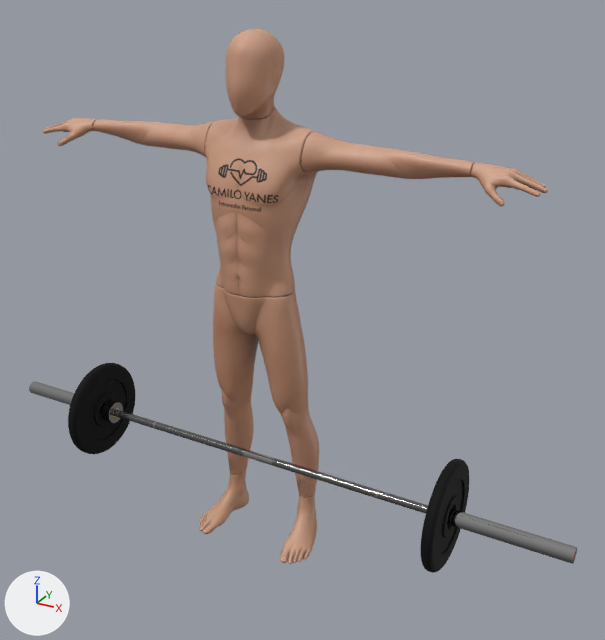
Renders of the glTF model models/peso_muerto_convencional.glb from each side of a commit.
Both versions are drawn from a 50 mm lens placed at (1.37, -2.2, 1.97), pointed at (0.15, 0.01, 0.87). The lights are fixed; the arrows at lower left show +X, +Y and +Z. Where no turn or scale is listed for an object, it has been applied to the vertices. Vertices at the same position are counted once.

The older version as bpy lines, for what is in view:
```python
me_mesh_001 = bpy.data.meshes.new('Mesh.001')
me_mesh_001.from_pydata(...)  # 14442 vertices, 28880 faces; spans x -0.89..0.89, y -0.17..0.11, z 0.0..1.77
me_mesh_001.materials.append(mat_monigote)  # picture img_camilo_torso
me_object_1_001 = bpy.data.meshes.new('Object_1.001')
me_object_1_001.from_pydata(...)  # 24548 vertices, 48516 faces; spans x -1.04..1.15, y -0.18..0.18, z -0.18..0.18
# faces by material slot: [6470, 996, 56, 11778, 29216]
me_object_1_001.materials.append(mat_bronze_001)  # brown #9f6c00
me_object_1_001.materials.append(mat_metal_knurled_001)  # grey #717171
me_object_1_001.materials.append(mat_logo_barbell_001)
me_object_1_001.materials.append(mat_metal_zinc_001)  # grey #aeaeae
me_object_1_001.materials.append(mat_black_metal)  # black #1d1d1d
ob_barra_olimpica_001 = bpy.data.objects.new('Barra olimpica.001', me_object_1_001)
ob_barra_olimpica_001.location = (-0.042, -0.055, 0.332)
ob_ch36 = bpy.data.objects.new('Ch36', me_mesh_001)
ob_ch36.location = (0.0, 0.0, 0.0)
```
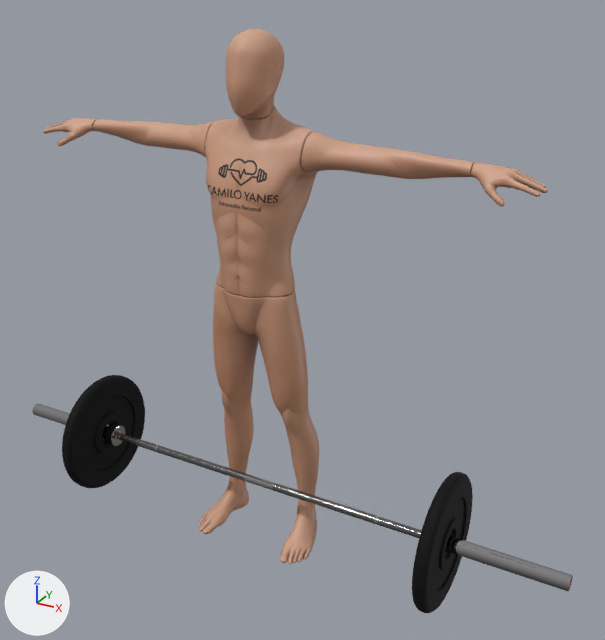
Diff of the bpy script that builds the scene:
```diff
--- a/models/peso_muerto_convencional.glb.py
+++ b/models/peso_muerto_convencional.glb.py
@@ me_object_1_001 @@
 me_object_1_001.from_pydata(...)  # 24548 vertices, 48516 faces; spans x -1.04..1.15, y -0.18..0.18, z -0.18..0.18
 # used by ob_barra_olimpica_001; location = (-0.042, -0.055, 0.332)
+# me_object_1_001 part 1: the whole mesh is scaled about its middle by (1, 1.25, 1.25)
 me_object_1_001.materials.append(mat_bronze_001)
@@ ob_barra_olimpica_001 @@
 ob_barra_olimpica_001 = bpy.data.objects.new('Barra olimpica.001', me_object_1_001)
-ob_barra_olimpica_001.location = (-0.042, -0.055, 0.332)
+ob_barra_olimpica_001.location = (-0.042, -0.055, 0.228)
```

What differs and where, as boxes (x1, y1, x2, y2) in the pictures (605 x 640 px; the box of a moved part takes in the faces that stretch with it):
'Barra olimpica.001', mesh rescaled, moved (13% taller)
    before: (29, 363, 577, 573)
    after: (32, 375, 573, 613)
part 1 of me_object_1_001, moved or reshaped
    before: (68, 363, 469, 573)
    after: (62, 375, 473, 613)
